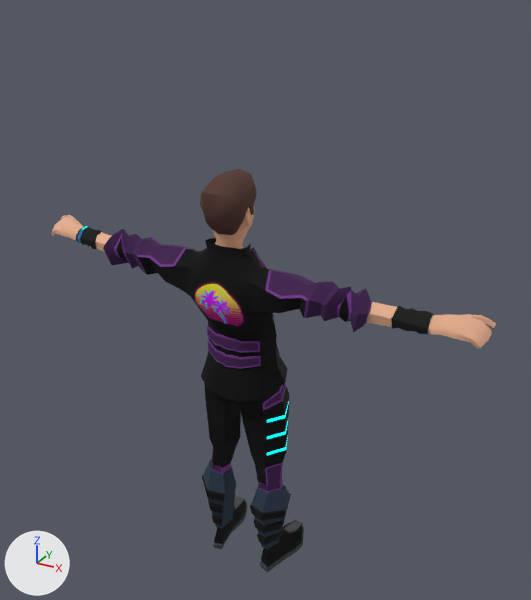
The glTF model client/assets/default.glb, before and after one commit.
Camera for both pictures: a 50 mm camera at (1.25, -2.08, 1.86) aimed at (0.04, 0.12, 0.76). The axes (+X, +Y, +Z) are drawn at lower left. The lights are the same throughout. Where no turn or scale is listed for an object, it has been applied to the vertices. Vertices at the same position are counted once.

Objects in the first picture: 'Brawler_LB.001'.
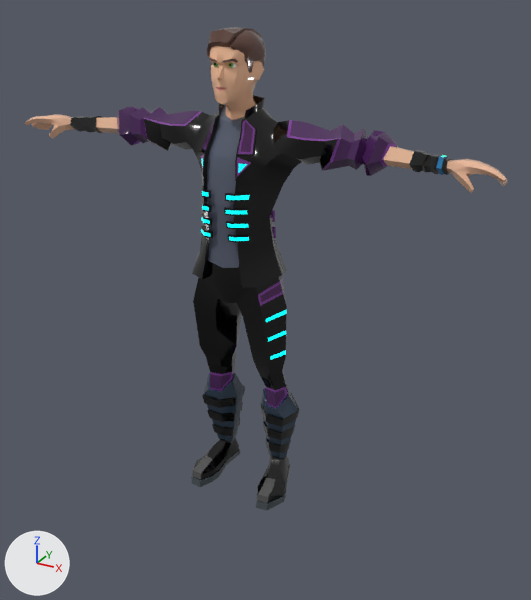
Where the newer file only moved an object's origin or applied its transform, the numbers keep the older frame.

Boxes (x1, y1, x2, y2) around the edits, measured in the pictures (531 x 600 px):
```json
{"object": "Brawler_LB.001", "change": "surface changed, reshaped", "before": [51, 169, 496, 572], "after": [24, 27, 508, 511], "on screen": "9% wider, 20% taller"}
{"object": "Tights_Head.002", "change": "surface changed", "before": [209, 58, 238, 63], "after": [209, 58, 238, 63]}
```

Scene script edits in JSON lines:
```json
{"block": "mat_tex", "where": "n0 = _N.new('ShaderNodeBsdfPrincipled'); n0.name = 'Principled BSDF'"}
{"op": "set", "path": "n0.inputs[2].default_value", "old": "0.879", "new": "0.112", "note": "'Roughness'"}
{"block": "me_mesh_058", "where": "me_mesh_058.from_pydata(...)  # 2589 vertices, 5068 faces; spans x -0.87..0.89, y -0.2..0.29, z -0.45..1.28"}
{"block": "me_mesh_058", "where": "# used by ob_brawler_lb_001; location = (0.0, 0.0, 0.0)"}
{"block": "me_mesh_058", "change": "me_mesh_058 part 1: the whole mesh is multiplied about its middle by the matrix ((-0.999, 0.024, 0.035), (-0.03, -0.986, -0.164), (0.03, -0.165, 0.986)), then moved by (-0.03, -0.07, 0.43)"}
```
